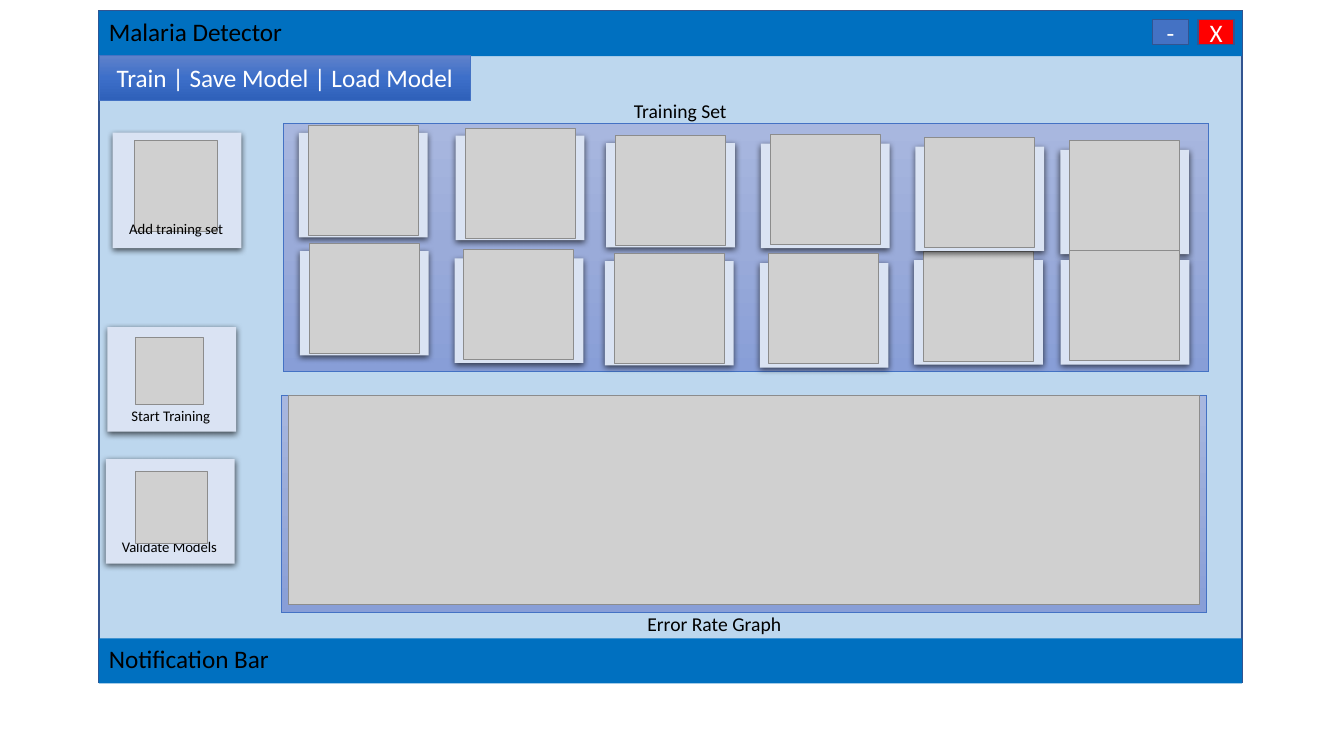
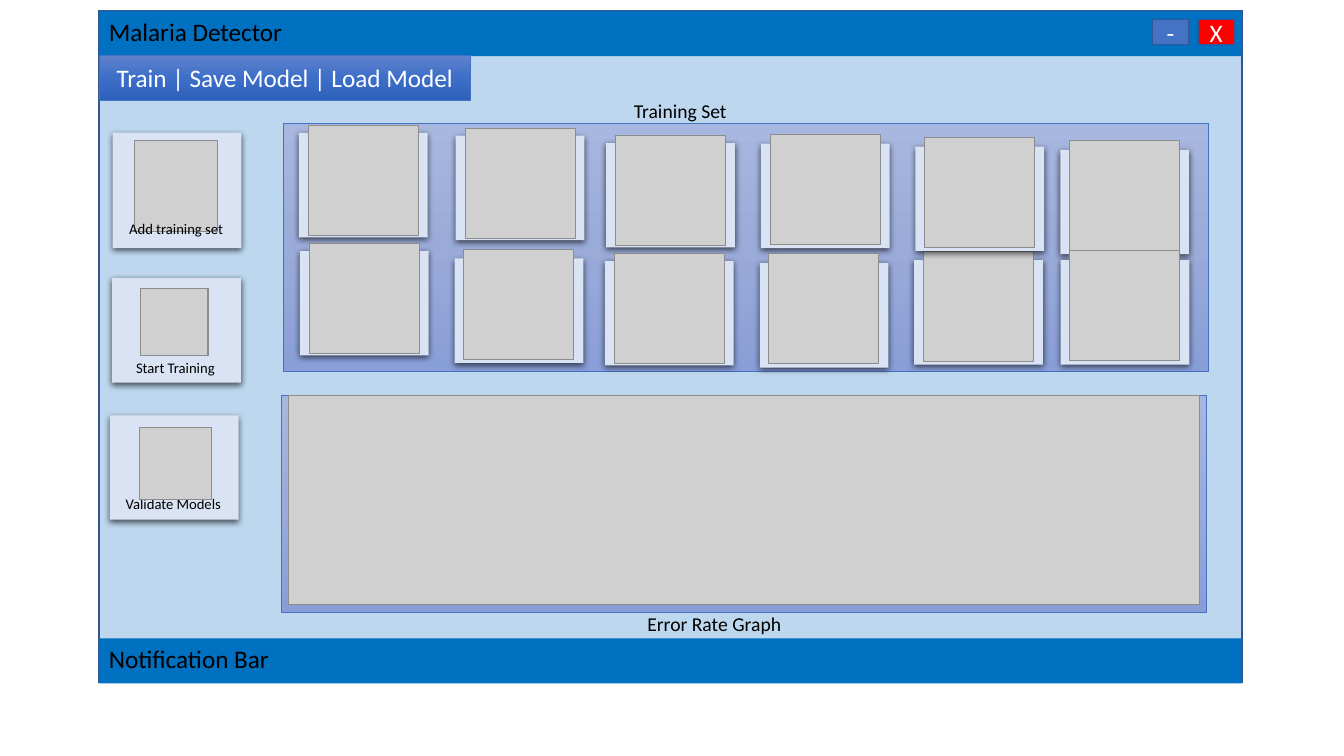
Before and after one commit to Blogrammer/StringSimilarity, a slide deck: slide 2 of DNN prototype.pptx. Drawn at 1344x756 pixels with LibreOffice and Linux fonts; fonts in the diff are those of the drawing; grey boxes stand for pictures. Boxes give left, top, right and bottom in pixels: in the first picture for what was removed or moved away, otherwise in the second. Text is boxed around its words. In the diff, an @@ line names an element or a change of style, - is before the commit and + after.

Commit message:
change dnn

```diff
--- a/DNN prototype.pptx
+++ b/DNN prototype.pptx
@@ rectangle: place and size @@
-rectangle at bbox=[107, 328, 236, 433]
+rectangle at bbox=[112, 278, 241, 383]
@@ picture: place and size @@
-picture at bbox=[136, 337, 204, 404]
+picture at bbox=[140, 288, 208, 356]
@@ 2 texts, 1 picture, 1 rectangle: place and size @@
-2 texts, 1 picture, 1 rectangle at bbox=[106, 411, 235, 564]
+2 texts, 1 picture, 1 rectangle at bbox=[110, 363, 239, 520]
```
